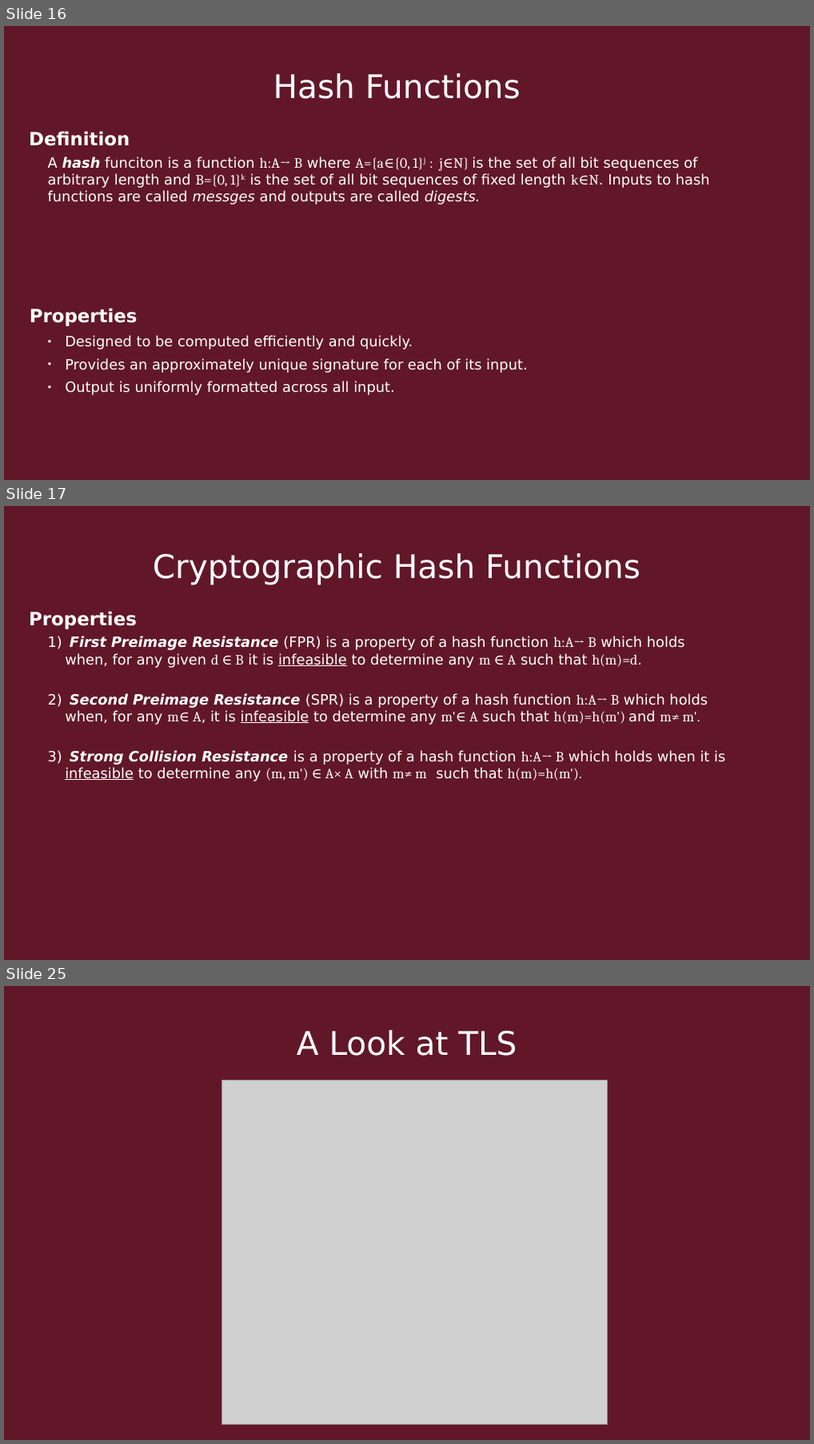
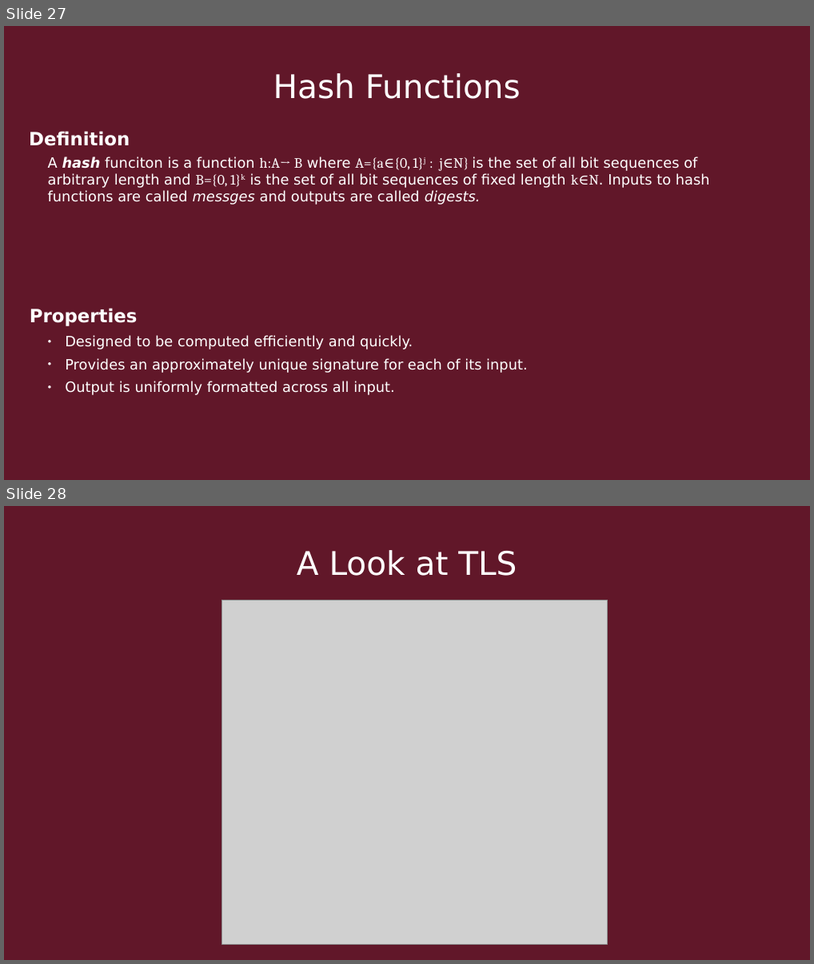
Before and after one commit to Quin-Darcy/seccom, a slide deck: presentation/cryptography_and_network_protocols.odp. Shown one above the other, each under a label of ours: slides 16, 17 and 25 before the commit, slides 27 and 28 after it; the slides between them are not shown. The pictures are 814x1444 and 814x964 pixels, drawn with LibreOffice and Linux fonts; fonts in the diff are those of the drawing; grey boxes stand for pictures. Boxes give left, top, right and bottom in pixels: in the first picture for what was removed or moved away, otherwise in the second. Text is boxed around its words. In the diff, an @@ line names an element or a change of style, - is before the commit and + after.

```diff
--- a/presentation/cryptography_and_network_protocols.odp
+++ b/presentation/cryptography_and_network_protocols.odp
@@ slide 17 removed at [4,506,810,960], background #611729 @@
@@ text removed at [153,553,641,585] @@
-Cryptographic Hash Functions
@@ text removed at [29,611,137,629] @@
-Properties
@@ text removed at [65,636,726,781] @@
-1) First Preimage Resistance (FPR) is a property of a hash function h:A→ B which holds when, for any given d ∈ B it is infeasible to determine any m ∈ A such that h(m)=d.
-2) Second Preimage Resistance (SPR) is a property of a hash function h:A→ B which holds when, for any m∈ A, it is infeasible to determine any m'∈ A such that h(m)=h(m') and m≠ m'.
-3) Strong Collision Resistance is a property of a hash function h:A→ B which holds when it is infeasible to determine any (m, m') ∈ A× A with m≠ m such that h(m)=h(m').
@@ what was slide 16 is now slide 27 @@
@@ what was slide 25 is now slide 28 @@
```
Also in this commit, not shown: 7 slides changed, 4 slides added, 7 other slides removed, 1 other file.
